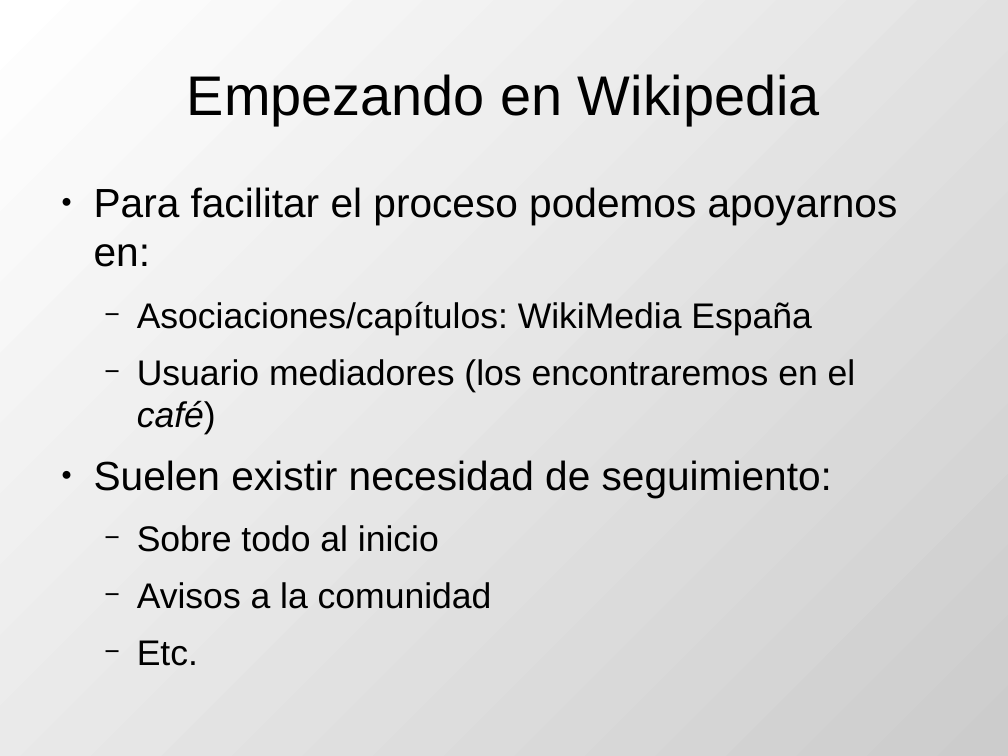
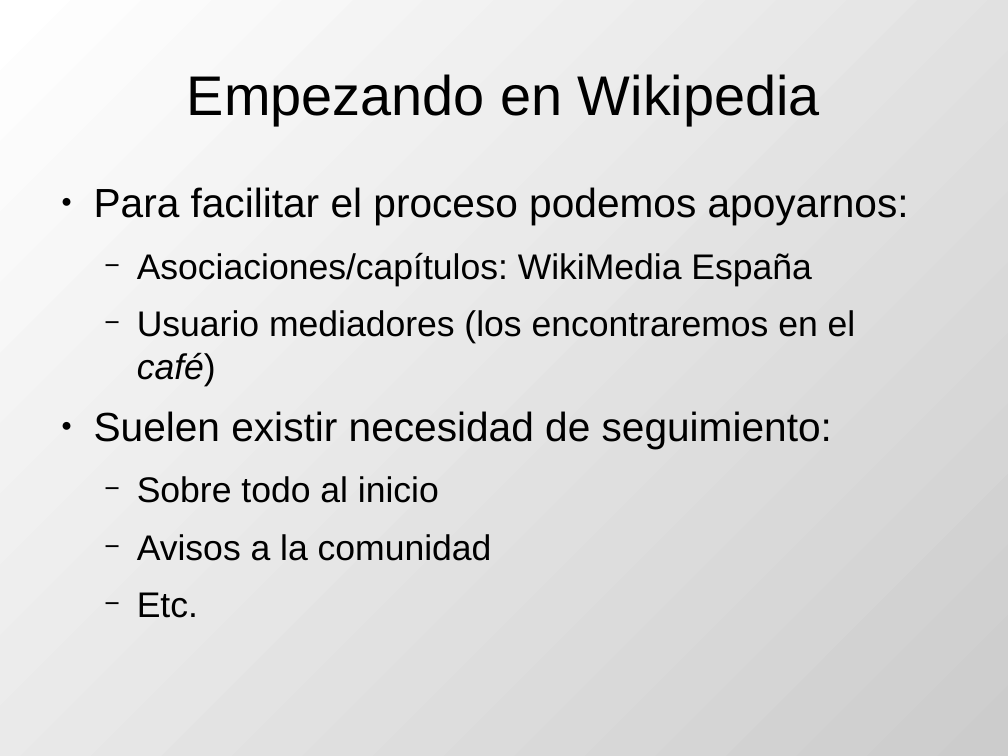
Before and after one commit to DrPantera/wikis4education, a slide deck: slide 8 of uca-2013_07/tema-4-Wikipedia.odp. Drawn at 1008x756 pixels with LibreOffice and Linux fonts; fonts in the diff are those of the drawing. Boxes give left, top, right and bottom in pixels: in the first picture for what was removed or moved away, otherwise in the second. Text is boxed around its words. In the diff, an @@ line names an element or a change of style, - is before the commit and + after.

Commit message:
Wikipedia

```diff
--- a/uca-2013_07/tema-4-Wikipedia.odp
+++ b/uca-2013_07/tema-4-Wikipedia.odp
@@ text at [94,187,909,225]: text changed @@
-● Para facilitar el proceso podemos apoyarnos en:
+● Para facilitar el proceso podemos apoyarnos:
```
Also in this commit, not shown: 1 other file.
